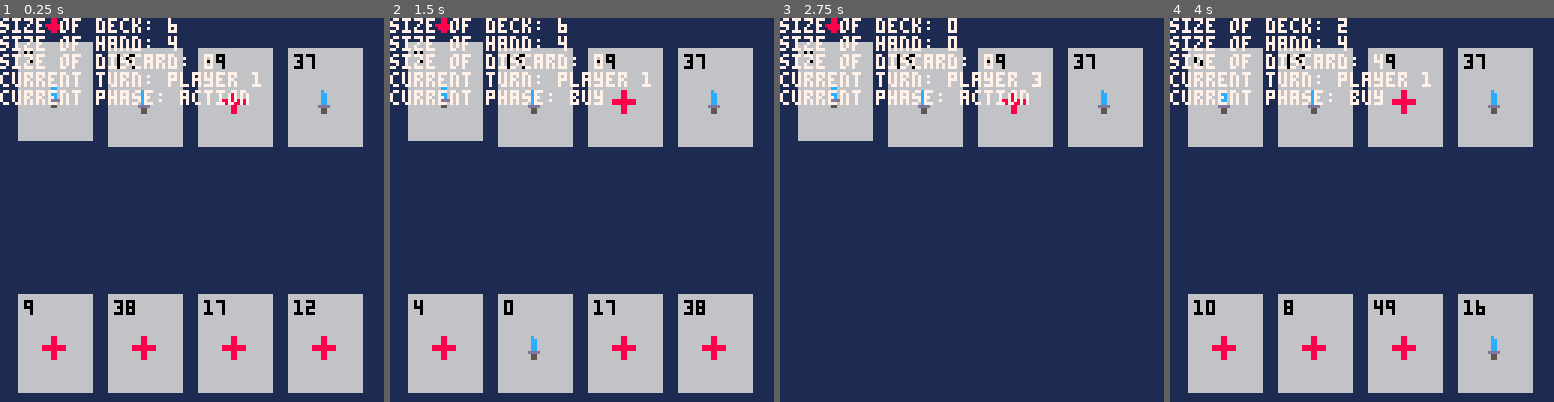
Above: before the commit, frames 1-4 (left to right).
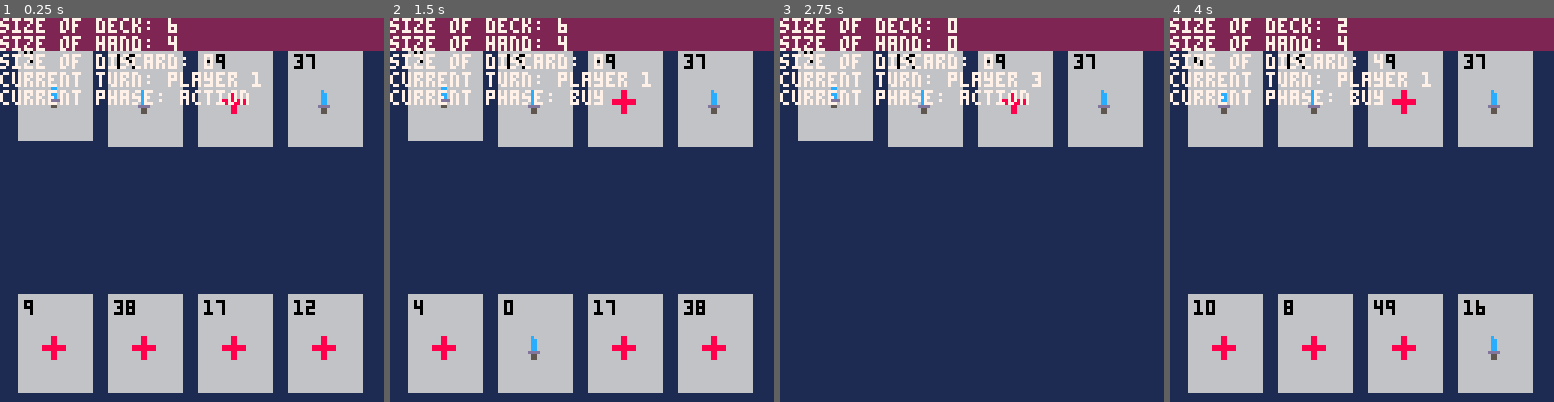
Above: after the commit, the same moments.

Repository: camden/minidom
Game: PICO-8 cartridge dom.p8
Two runs of this game, one before a commit and one after it. Both use one fixed random seed, a clock stepped at 60 frames per second and the inputs below.
Inputs:
- Up to frame 1 (0.25 s): no input
- Up to frame 2 (1.5 s): tap X (X key) at 0.33, 1.07 s; tap O (Z key) at 0.7 s
- Up to frame 3 (2.75 s): hold Right 1.6-2.1 s; tap O (Z key) at 1.7, 2.1, 2.5 s; tap X (X key) at 1.85 s; hold Right from 2.47 s (still down)
- Up to frame 4 (4 s): tap O (Z key) at 2.9, 3.3, 3.7 s; tap X (X key) at 2.97 s; release Right at 3.03 s; hold Left 3.08-3.58 s

The runs differ from the first frame. In frame 1, 7.3% of the frame differs, in the area x 0-100%, y 0-9%; in frame 2, 7.3%; in frame 3, 7.3%; in frame 4, 7.3%.

Commit message:
added health

Diff:
--- a/dom.p8
+++ b/dom.p8
@@ -20,6 +20,8 @@
 card_h = 32
 card_spacing_vert = 4
 
+starting_health = 15
+
 selection = {
   none = {},
   player = {},
@@ -48,31 +50,37 @@
 
 players = {
   [1] = {
+    health = starting_health,
     deck = {},
     hand = {},
     discard_pile = {}
   },
   [2] = {
+    health = starting_health,
     deck = {},
     hand = {},
     discard_pile = {}
   },
   [3] = {
+    health = starting_health,
     deck = {},
     hand = {},
     discard_pile = {}
   },
   [4] = {
+    health = starting_health,
     deck = {},
     hand = {},
     discard_pile = {}
   },
   [5] = {
+    health = starting_health,
     deck = {},
     hand = {},
     discard_pile = {}
   },
   [6] = {
+    health = starting_health,
     deck = {},
     hand = {},
     discard_pile = {}
@@ -126,6 +134,7 @@
   cls(1)
   paint_current_hand()
   paint_shop_hand()
+  paint_ui()
   debug(0, 0)
 end
 
@@ -311,6 +320,12 @@
   if sprite_idx then
     spr(sprite_idx, x + (card_w / 2 - 4), y + 14)
   end
+end
+
+function paint_ui()
+  rectfill(0, 0, 127, 10, 2)
+  -- show health for each player
+  spr(4, 0, 0)
 end
 
 -- utility functions ---------------------------------------------
